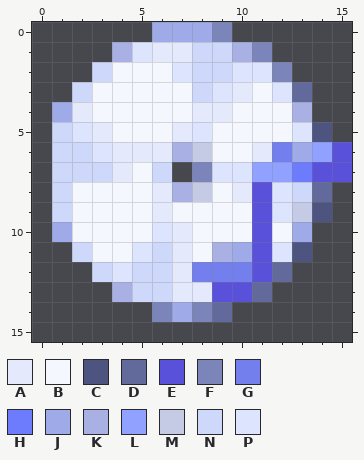
Pixel-art sprite -- lo16-app-kaudiocreator.png. The picture above was drawn from the file before the commit.
The file is 16x16 pixels. Colours within 5 levels of each other are drawn and written as one.
Palette (. is transparent): A #e5e9fc  B #f5f7fe  C #4c547f  D #626a9c  E #5951d9  F #7b85b9  G #747fee  H #6d7cfd  J #9faae8  K #a9b0e4  L #91a1ff  M #c6cbe5  N #cdd8fb  P #dde5fe
After the commit:
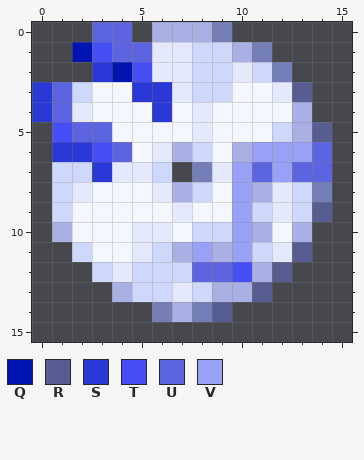
Colours new in this view: Q #0014b2  R #575d91  S #2a38d8  T #464ef6  U #5d64e0  V #98a1f5
From old to new:
Colour F changes from #7b85b9 to #747eb7.
The edit turns colour B into colour A in row 2 at x 6; in row 3 at x 7; in row 7 at x 5; in row 8 at x 2; in row 9 at x 7; in row 10 at x 5.
The edit turns colour P into colour A in row 2 at x 7 and 10; in row 3 at x 12; in row 5 at x 8; in row 7 at x 9; in rows 8 to 9 at x 12; in row 10 at x 6.
The edit turns colour P into colour A in row 11 at x 5 and 12; in row 12 at x 4.
The edit turns colour A into colour B in row 3 at x 10; in row 4 at x 9; in row 5 at x 7; in row 6 at x 5; in row 9 at x 6; in row 10 at x 7.
The edit turns colour D into colour F in row 8 at x 14.
The edit turns colour A into colour K in row 11 at x 7.
The edit turns colour B into colour K in row 6 at x 10.
The edit turns colour E into colour K in row 8 at x 11; in row 10 at x 11; in row 12 at x 11; in row 13 at x 9 to 10.
The edit turns colour J into colour K in row 0 at x 6 to 8; in row 10 at x 1 and 13; in row 14 at x 7.
The edit turns colour P into colour K in row 5 at x 13.
The edit turns colour A into colour N in row 12 at x 7; in row 13 at x 8.
The edit turns colour B into colour N in row 5 at x 12; in row 10 at x 8 to 9.
The edit turns colour E into colour N in row 9 at x 11; in row 11 at x 11.
The edit turns colour M into colour N in row 6 at x 8; in row 8 at x 8; in row 9 at x 13.
The edit turns colour P into colour N in row 2 at x 11; in row 3 at x 9.
There is now colour Q in row 1 at x 2.
The edit turns colour B into colour Q in row 2 at x 4.
The edit turns colour C into colour R in row 5 at x 14; in row 9 at x 14; in row 11 at x 13.
The edit turns colour D into colour R in row 3 at x 13; in row 12 at x 12; in row 13 at x 11; in row 14 at x 9.
There is now colour S in rows 3 to 4 at x 0.
The edit turns colour B into colour S in row 3 at x 5 to 6; in row 4 at x 6.
The edit turns colour N into colour S in row 2 at x 3; in row 6 at x 1 to 2; in row 7 at x 3.
There is now colour T in row 1 at x 3.
The edit turns colour B into colour T in row 2 at x 5.
The edit turns colour G into colour T in row 12 at x 10.
The edit turns colour N into colour T in row 5 at x 1.
The edit turns colour P into colour T in row 6 at x 3.
There is now colour U in row 0 at x 3 to 4; in row 3 at x 1.
The edit turns colour A into colour U in row 5 at x 3; in row 6 at x 4.
The edit turns colour E into colour U in row 7 at x 14.
The edit turns colour G into colour U in row 12 at x 8 to 9.
The edit turns colour H into colour U in row 7 at x 13.
The edit turns colour J into colour U in row 4 at x 1.
The edit turns colour K into colour U in row 1 at x 4.
The edit turns colour L into colour U in row 6 at x 14; in row 7 at x 11.
The edit turns colour P into colour U in row 1 at x 5; in row 5 at x 2.
The edit turns colour A into colour V in row 6 at x 11; in row 8 at x 10.
The edit turns colour B into colour V in rows 9 to 10 at x 10; in row 11 at x 8.
The edit turns colour G into colour V in row 6 at x 12.
The edit turns colour J into colour V in row 6 at x 13; in row 11 at x 10.
The edit turns colour L into colour V in row 7 at x 12.
The edit turns colour P into colour V in row 7 at x 10.
The author cleared colour E in rows 6 to 7 at x 15.
Changed places in both pictures, as pixel boxes (x1, y1, x2, y2):
changed: (32, 22, 352, 322)
